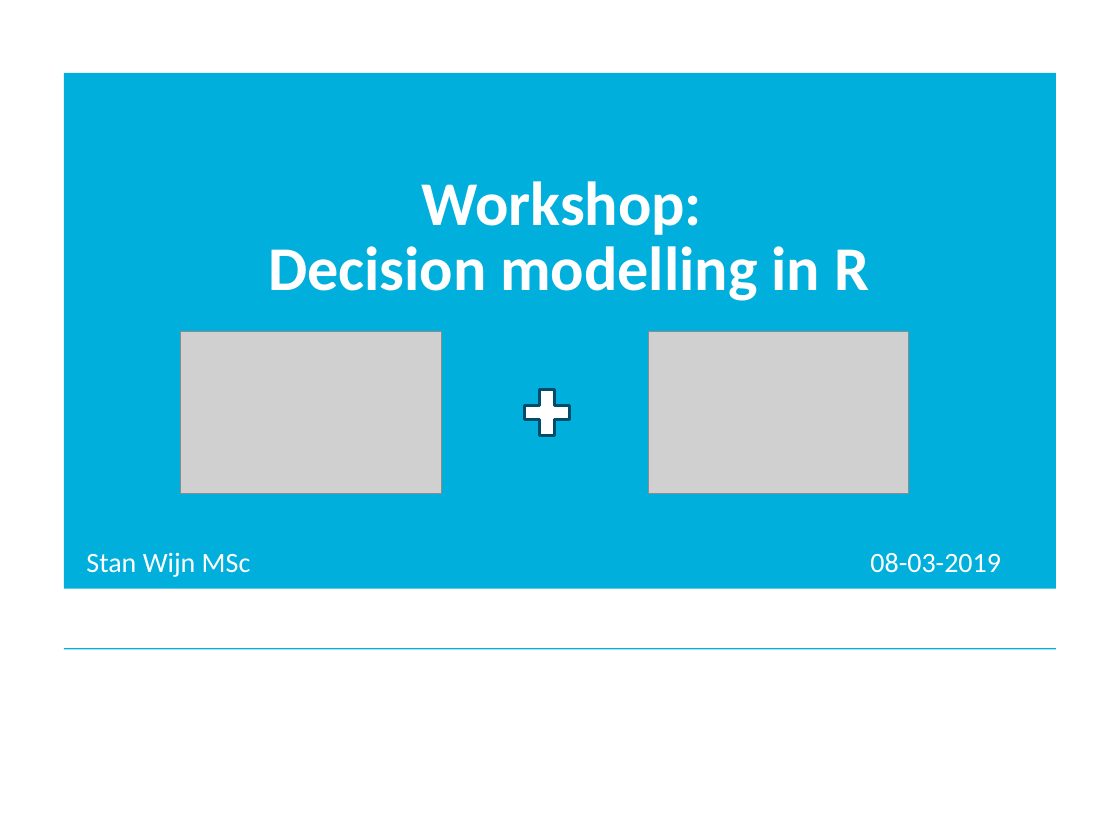
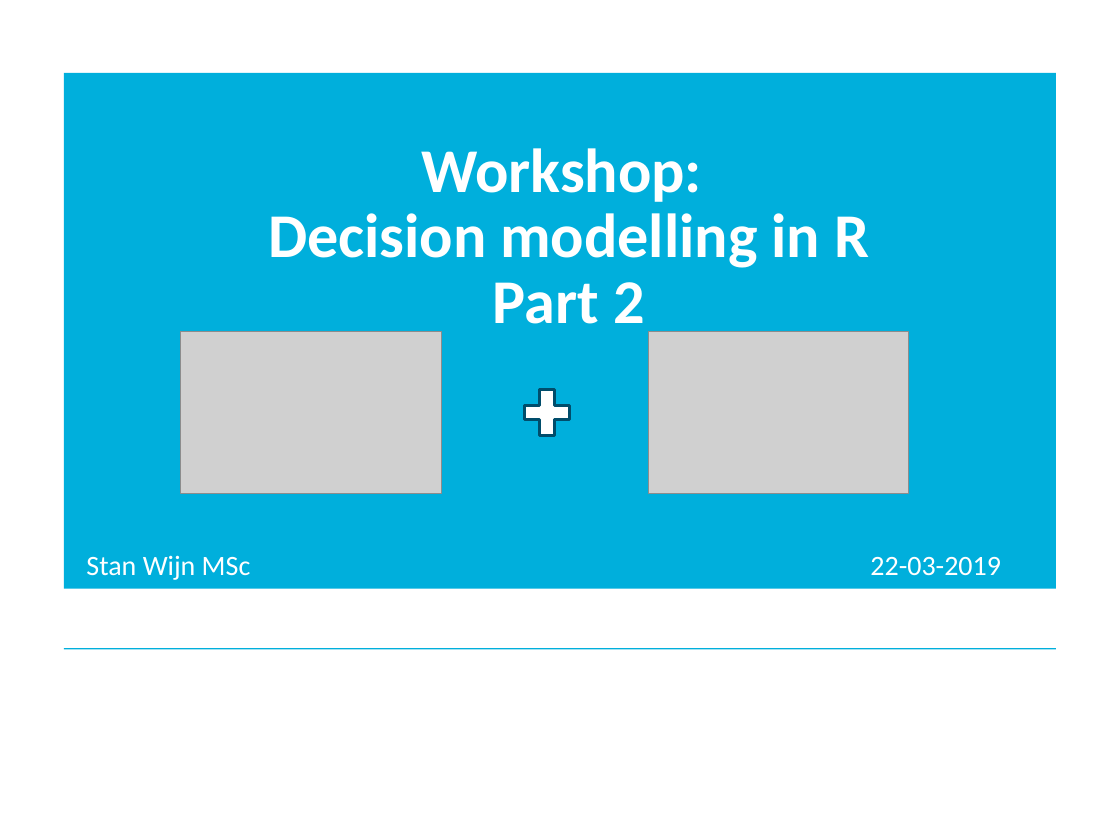
Before and after one commit to StanWijn/DMIG, a slide deck: slide 1 of R software in decision modelling - Part 2.pptx. Drawn at 1120x840 pixels with LibreOffice and Linux fonts; fonts in the diff are those of the drawing; grey boxes stand for pictures; background and template pictures are left out. Boxes give left, top, right and bottom in pixels: in the first picture for what was removed or moved away, otherwise in the second. Text is boxed around its words. In the diff, an @@ line names an element or a change of style, - is before the commit and + after.

```diff
--- a/R software in decision modelling - Part 2.pptx
+++ b/R software in decision modelling - Part 2.pptx
@@ title at <box>268,148,869,324</box>: text changed @@
-Workshop:
-Decision modelling in R
+Workshop:
+Decision modelling in R
+Part 2
@@ text at <box>86,555,1000,580</box>: text changed @@
-Stan Wijn MSc 08-03-2019
+Stan Wijn MSc 22-03-2019
```
Also in this commit, not shown: 6 other slides changed, 15 slides added, 26 slides removed, 4 other files.
